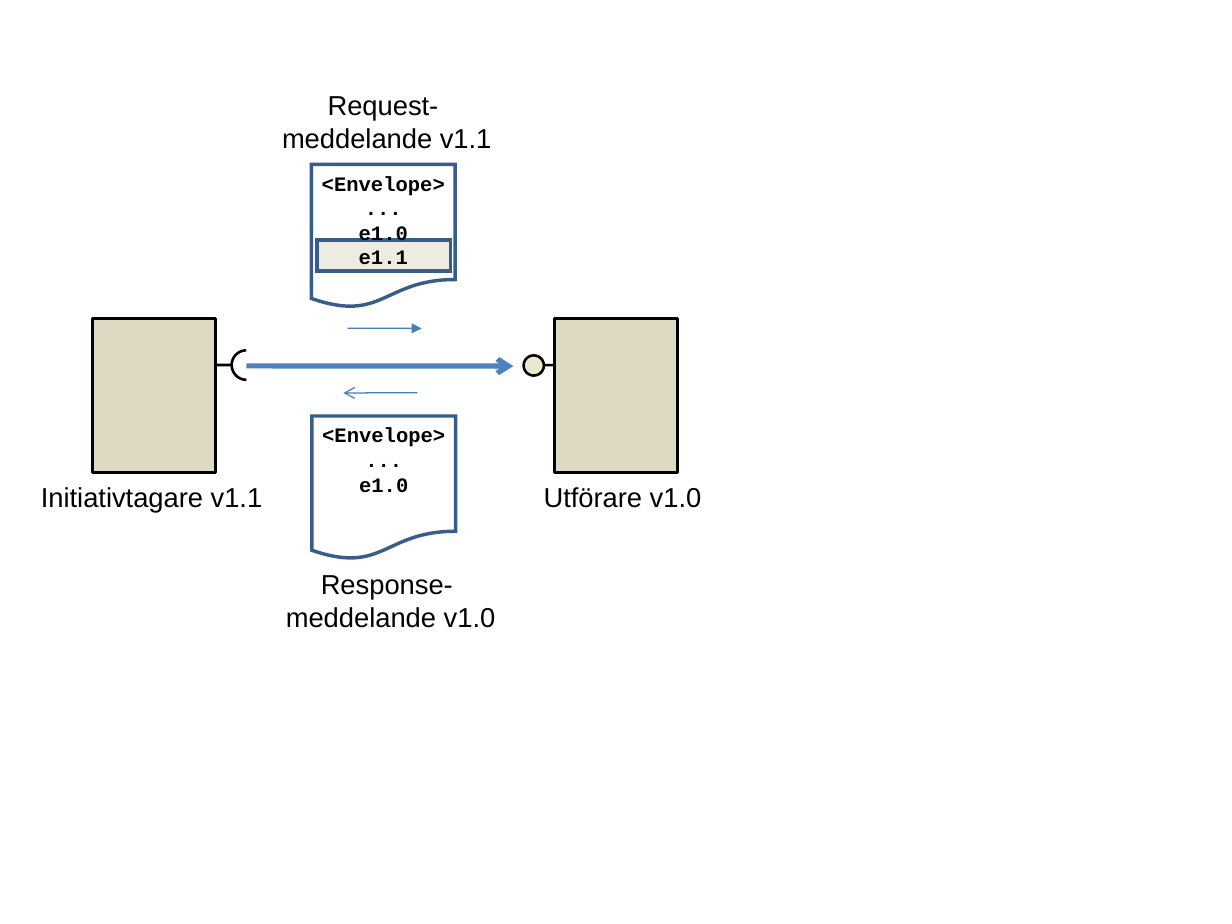
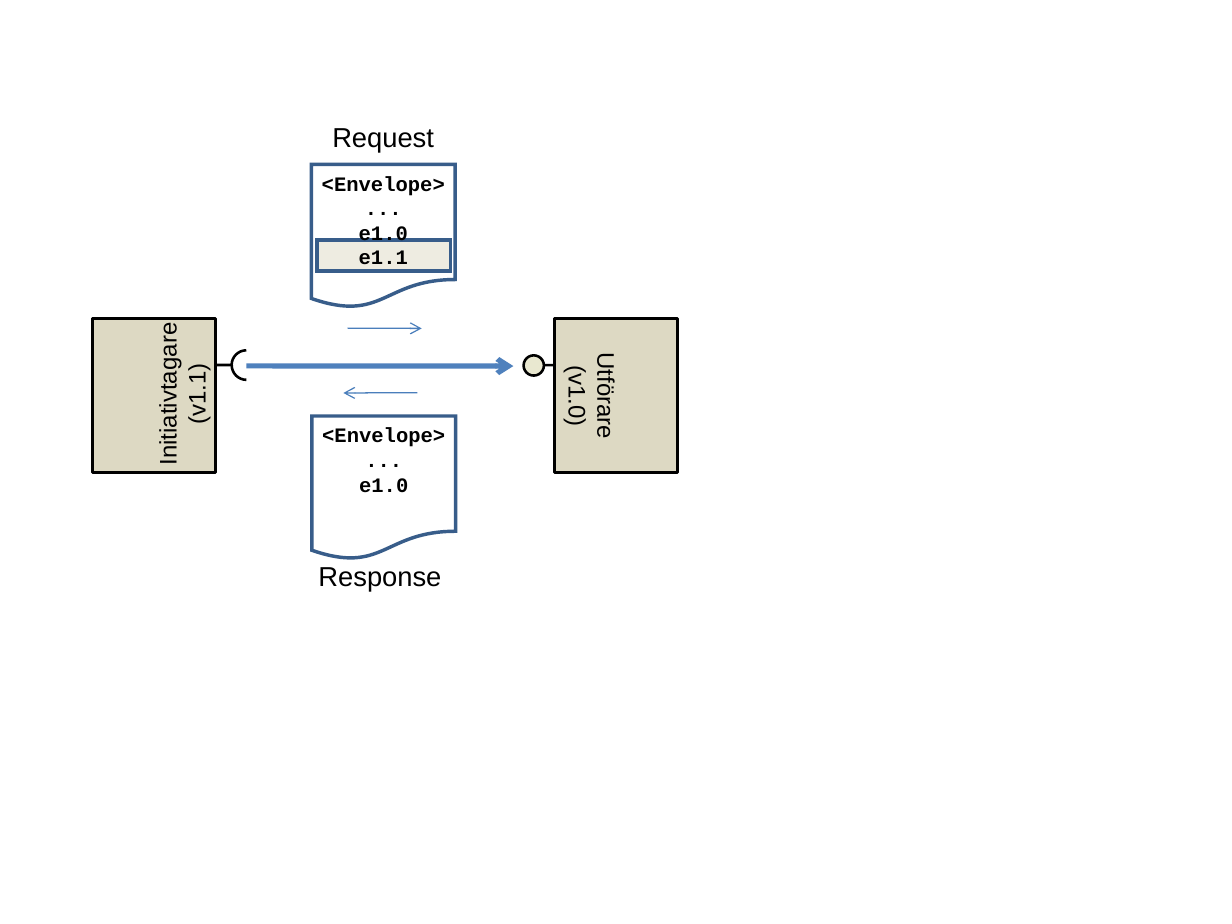
Before and after one commit to admstar/rivta, a slide deck: slide 17 of site/www/images/RIV-förvaltning, Illustrationer.ppt (slide 15 before the commit). Drawn at 1232x924 pixels with LibreOffice and Linux fonts; fonts in the diff are those of the drawing. Boxes give left, top, right and bottom in pixels: in the first picture for what was removed or moved away, otherwise in the second. Text is boxed around its words. In the diff, an @@ line names an element or a change of style, - is before the commit and + after.

```diff
--- a/site/www/images/RIV-förvaltning, Illustrationer.ppt
+++ b/site/www/images/RIV-förvaltning, Illustrationer.ppt
@@ text at <box>332,128,434,152</box>: text changed @@
-Request-
-meddelande v1.1
+Request
@@ text "Initiativtagare" at <box>155,337,211,462</box>: rotation 0 to 270 degrees @@
@@ arrow (347, 328) - (421, 329): arrowheads changed @@
@@ text at <box>155,337,211,462</box>: text changed; size 16 to 14 pt @@
-Initiativtagare v1.1
+Initiativtagare
+(v1.1)
@@ text "Utförare" at <box>563,360,619,437</box>: rotation 0 to 90 degrees @@
@@ text at <box>563,360,619,437</box>: text changed; size 16 to 14 pt @@
-Utförare v1.0
+Utförare
+(v1.0)
@@ text at <box>318,567,441,592</box>: text changed @@
-Response-
-meddelande v1.0
+Response
```
Also in this commit, not shown: 10 other slides changed, 2 slides added, 27 other files.
